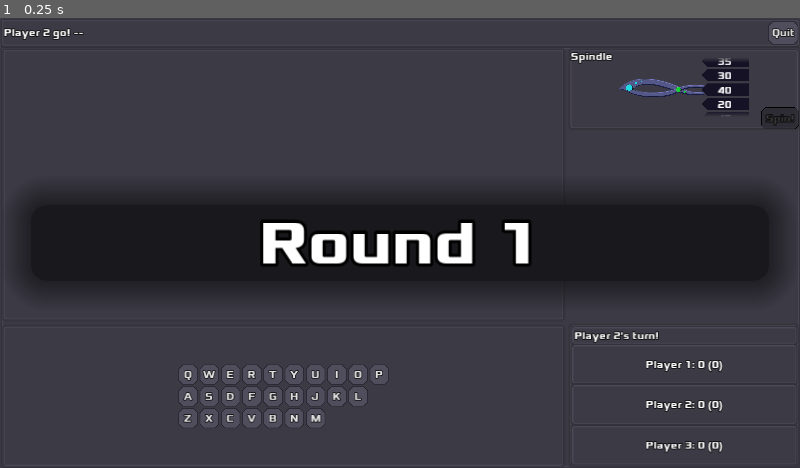
Above: before the commit, frame 1.
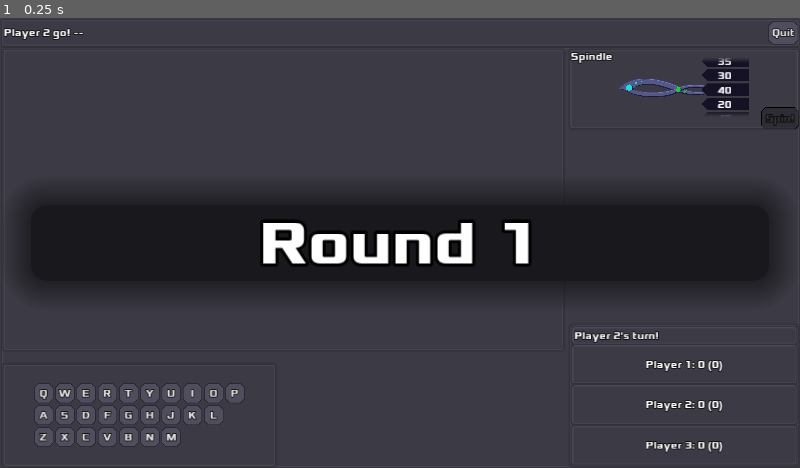
Above: after the commit, the same moment.

Repository: zacryol/spindle-of-serendipity
Game: Godot game, scene res://game/GamePanel.tscn
Two runs of this game, one before a commit and one after it. Both use one fixed random seed, a clock stepped at 60 frames per second and the inputs below. This scene is started directly instead of the project's main scene.
Inputs:
- Up to frame 1 (0.25 s): no input

The runs differ from the first frame. In frame 1, 0.8% of the frame differs, in the area x 4-48%, y 77-100%.
Error in both runs: Division By Zero in operator '%'. (res://system/singletons/EntryManager.gd:82)

Commit message:
Shifted keyboard closer into corner

Diff:
--- a/godot/game/GamePanel.gd
+++ b/godot/game/GamePanel.gd
@@ -9,7 +9,7 @@
 onready var new_button: Button = $GP/VB/Top/HB/NewG
 onready var spindle := $GP/VB/Game/HSplit/SP/Spindle
 onready var players := $GP/VB/Game/Arrange/PlayersPanel
-onready var keyboard := $GP/VB/Game/HSplit/EDKB/Keyboard
+onready var keyboard := $GP/VB/Game/Arrange/Keyboard
 onready var victory := $VScreen
 onready var round_sign := $RoundSign
 onready var quit_confirm: ConfirmationDialog = $QuitConfirm/Main/ConfirmationDialog
--- a/godot/game/GamePanel.tscn
+++ b/godot/game/GamePanel.tscn
@@ -141,18 +141,9 @@
 anchor_right = 0.0
 anchor_bottom = 0.0
 margin_right = 895.0
-margin_bottom = 431.0
-size_flags_vertical = 3
+margin_bottom = 480.0
+rect_min_size = Vector2( 0, 480 )
 size_flags_stretch_ratio = 1.93
-
-[node name="Keyboard" parent="GP/VB/Game/HSplit/EDKB" instance=ExtResource( 2 )]
-anchor_right = 0.0
-anchor_bottom = 0.0
-margin_top = 443.0
-margin_right = 895.0
-margin_bottom = 665.0
-size_flags_vertical = 3
-size_flags_stretch_ratio = 0.99
 
 [node name="SP" type="VBoxContainer" parent="GP/VB/Game/HSplit"]
 margin_left = 907.0
@@ -182,6 +173,15 @@
 margin_top = -224.0
 size_flags_vertical = 3
 size_flags_stretch_ratio = 4.28
+
+[node name="Keyboard" parent="GP/VB/Game/Arrange" instance=ExtResource( 2 )]
+anchor_right = 0.0
+anchor_bottom = 0.0
+margin_top = 504.0
+margin_right = 434.0
+margin_bottom = 665.0
+size_flags_vertical = 3
+size_flags_stretch_ratio = 0.99
 
 [node name="VScreen" parent="." instance=ExtResource( 7 )]
 layer = 3
@@ -270,11 +270,9 @@
 [connection signal="game_log" from="GP/VB/Game/HSplit/EDKB/EntryDisplay" to="." method="_log"]
 [connection signal="guess_checked" from="GP/VB/Game/HSplit/EDKB/EntryDisplay" to="GP/VB/Game/Arrange/PlayersPanel" method="_on_EntryDisplay_guess_checked"]
 [connection signal="letters_revealed" from="GP/VB/Game/HSplit/EDKB/EntryDisplay" to="GP/VB/Game/HSplit/SP/Spindle" method="_letters_guessed"]
-[connection signal="one_letter" from="GP/VB/Game/HSplit/EDKB/EntryDisplay" to="GP/VB/Game/HSplit/EDKB/Keyboard" method="_on_EntryDisplay_one_letter"]
+[connection signal="one_letter" from="GP/VB/Game/HSplit/EDKB/EntryDisplay" to="GP/VB/Game/Arrange/Keyboard" method="_on_EntryDisplay_one_letter"]
 [connection signal="text_ready" from="GP/VB/Game/HSplit/EDKB/EntryDisplay" to="RoundSign" method="_on_EntryDisplay_text_ready"]
 [connection signal="text_ready" from="GP/VB/Game/HSplit/EDKB/EntryDisplay" to="GP/VB/Game/HSplit/SP/Spindle" method="_on_EntryDisplay_text_ready"]
-[connection signal="game_log" from="GP/VB/Game/HSplit/EDKB/Keyboard" to="." method="_log"]
-[connection signal="key_pressed" from="GP/VB/Game/HSplit/EDKB/Keyboard" to="GP/VB/Game/HSplit/EDKB/EntryDisplay" method="_on_letter_guessed"]
 [connection signal="game_log" from="GP/VB/Game/HSplit/SP/Spindle" to="." method="_log"]
 [connection signal="score" from="GP/VB/Game/HSplit/SP/Spindle" to="GP/VB/Game/Arrange/PlayersPanel" method="_score_gained"]
 [connection signal="spun" from="GP/VB/Game/HSplit/SP/Spindle" to="GP/VB/Game/HSplit/EDKB/EntryDisplay" method="_on_Spindle_spun"]
@@ -282,4 +280,6 @@
 [connection signal="init_solve" from="GP/VB/Game/Arrange/PlayersPanel" to="GP/VB/Game/HSplit/EDKB/EntryDisplay" method="init_solve"]
 [connection signal="pre_reset" from="GP/VB/Game/Arrange/PlayersPanel" to="." method="_pre_reset"]
 [connection signal="turn_done" from="GP/VB/Game/Arrange/PlayersPanel" to="GP/VB/Game/HSplit/SP/Spindle" method="_on_PlayersPanel_turn_done"]
+[connection signal="game_log" from="GP/VB/Game/Arrange/Keyboard" to="." method="_log"]
+[connection signal="key_pressed" from="GP/VB/Game/Arrange/Keyboard" to="GP/VB/Game/HSplit/EDKB/EntryDisplay" method="_on_letter_guessed"]
 [connection signal="confirmed" from="QuitConfirm/Main/ConfirmationDialog" to="." method="_on_QuitConfirm_confirmed"]
